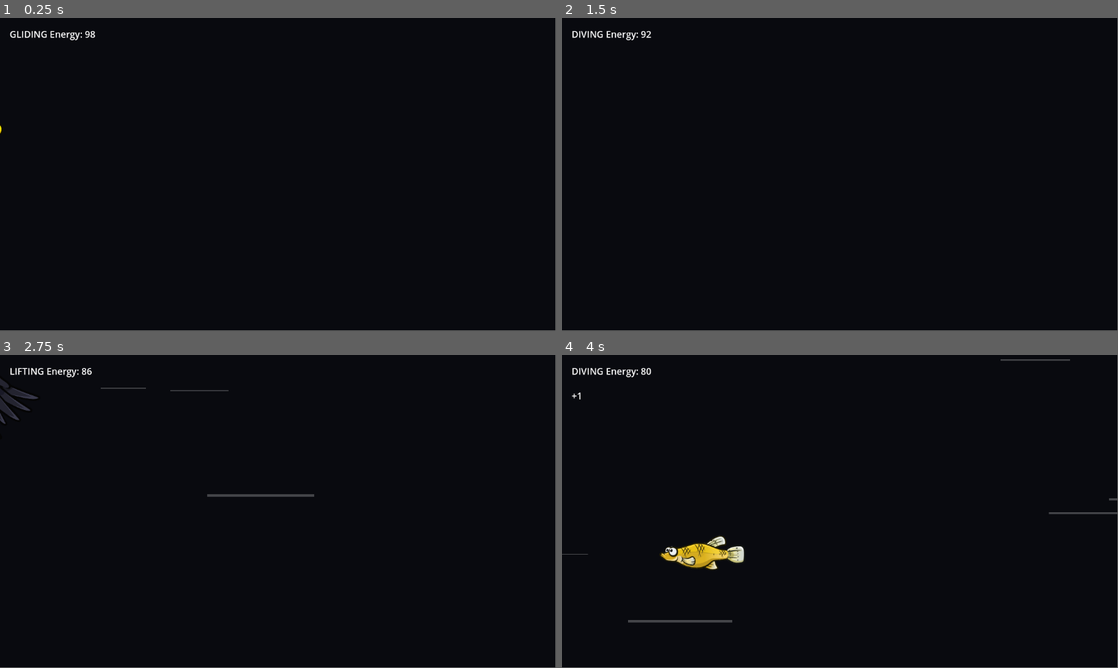
Above: before the commit, frames 1-4 (two rows, left to right).
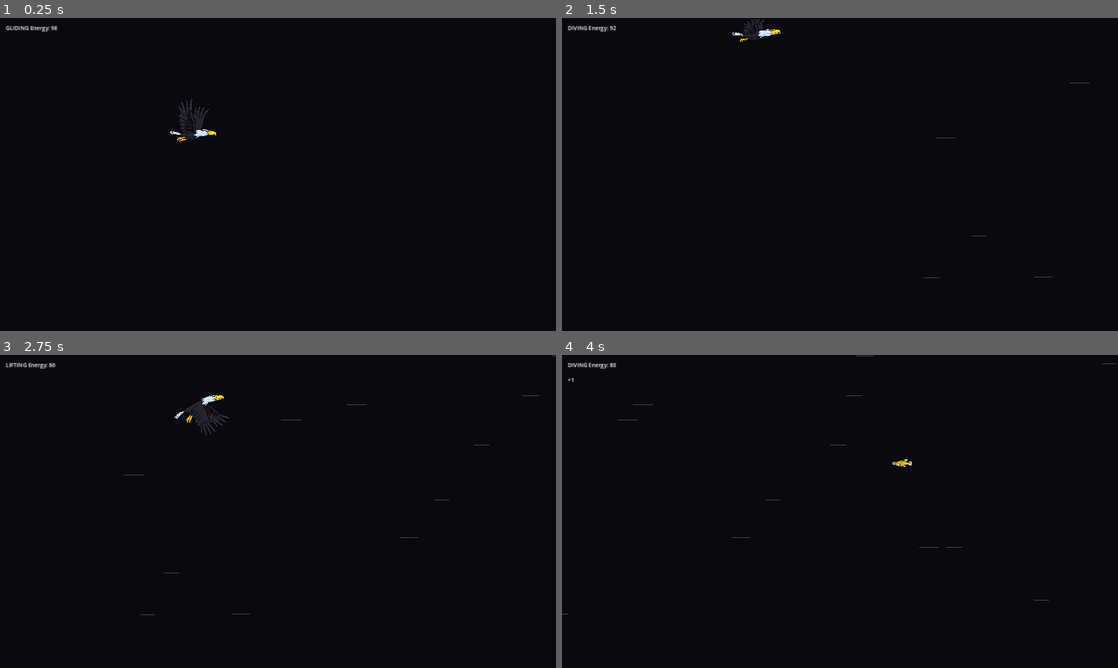
Above: after the commit, the same moments.

Repository: yakostro/eagle_game
Game: Godot game, scene res://Scenes/game.tscn
Same seed, same stepped clock (60 frames per second), same inputs: the game is played once before the commit and once after it.
Inputs:
- Up to frame 1 (0.25 s): no input
- Up to frame 2 (1.5 s): hold Up (move_up) 0.53-1.28 s; tap F (drop_fish) at 0.6 s; hold Down (move_down) from 1.28 s (still down); tap E (eat_fish) at 1.35 s
- Up to frame 3 (2.75 s): release Down (move_down) at 2.03 s; hold Up (move_up) from 2.03 s (still down); tap H (screech) at 2.1 s
- Up to frame 4 (4 s): tap F (drop_fish) at 2.85 s; release Up (move_up) at 3.53 s; hold Down (move_down) from 3.53 s (still down); tap E (eat_fish) at 3.6 s
The window is 799x449 before the commit and 800x450 after it. Grey fills any space a smaller window leaves; there, only what the larger window draws over its background counts as a difference.

The runs differ from the first frame. In frame 1, 0.6% of the frame differs, in the area x 0-39%, y 2-40%; in frame 2, 0.5%; in frame 3, 1.2%; in frame 4, 1.6%, in the area x 0-100%, y 0-86%.

Commit message:
changes in scenes setup. changed based resolution and scale of eagle and camera and fish

Diff:
--- a/Scenes/eagle.tscn
+++ b/Scenes/eagle.tscn
@@ -314,22 +314,25 @@
 }]
 
 [sub_resource type="CapsuleShape2D" id="CapsuleShape2D_yl77t"]
-radius = 30.5
-height = 76.8
+radius = 22.2
+height = 44.4
 
 [node name="Eagle" type="CharacterBody2D" node_paths=PackedStringArray("animated_sprite")]
+scale = Vector2(0.3, 0.3)
+motion_mode = 1
 script = ExtResource("1_pt68i")
 animated_sprite = NodePath("Animation")
 
 [node name="Animation" type="AnimatedSprite2D" parent="."]
-position = Vector2(-327, -36)
+position = Vector2(-331, 1)
 sprite_frames = SubResource("SpriteFrames_kheon")
 animation = &"talons_out"
 autoplay = "glide"
+offset = Vector2(4, -37)
 flip_h = true
 
 [node name="CollisionShape" type="CollisionShape2D" parent="."]
-position = Vector2(-243, 102)
+position = Vector2(-278, 109)
 rotation = 1.5708
 scale = Vector2(4, 10)
 shape = SubResource("CapsuleShape2D_yl77t")
--- a/Scenes/fish.tscn
+++ b/Scenes/fish.tscn
@@ -4,31 +4,31 @@
 [ext_resource type="Script" path="res://scripts/fish.gd" id="1_svwb7"]
 
 [sub_resource type="CircleShape2D" id="CircleShape2D_gytsw"]
+radius = 4.20584
 
 [node name="Fish" type="RigidBody2D"]
 z_index = -1
 collision_layer = 0
 mass = 0.1
 script = ExtResource("1_svwb7")
-spawn_x_offset = 1500.0
-jump_force = 1100.0
-jump_force_variation = 200.0
-horizontal_speed = 1300.0
+spawn_x_offset = 1000.0
+jump_force = 600.0
+horizontal_speed = 600.0
 fish_offset_from_eagle = Vector2(-130, 120)
 
 [node name="Sprite2D" type="Sprite2D" parent="."]
 position = Vector2(9, -1)
-scale = Vector2(0.5, 0.5)
+scale = Vector2(0.2, 0.2)
 texture = ExtResource("1_njgtp")
 
 [node name="CollisionShape2D" type="CollisionShape2D" parent="."]
-position = Vector2(-4, 0)
+position = Vector2(3, 0)
 scale = Vector2(7.05341, -2.8789)
 shape = SubResource("CircleShape2D_gytsw")
 
 [node name="CatchArea" type="Area2D" parent="."]
 
 [node name="CollisionShapeCatchArea" type="CollisionShape2D" parent="CatchArea"]
-position = Vector2(-4, 0)
+position = Vector2(3, 0)
 scale = Vector2(7.05341, -3.5989)
 shape = SubResource("CircleShape2D_gytsw")
--- a/Scenes/game.tscn
+++ b/Scenes/game.tscn
@@ -8,30 +8,31 @@
 
 [node name="Game" type="Node"]
 
-[node name="FishSpawner" type="Node" parent="." node_paths=PackedStringArray("eagle_reference", "UI_fish_counter")]
+[node name="Spawners" type="Node" parent="."]
+
+[node name="FishSpawner" type="Node" parent="Spawners" node_paths=PackedStringArray("eagle_reference", "UI_fish_counter")]
 script = ExtResource("6_xt0y2")
 fish_scene = ExtResource("4_bafjl")
-eagle_reference = NodePath("../Eagle")
-UI_fish_counter = NodePath("../CanvasLayer/FishCounterLabel")
+eagle_reference = NodePath("../../Eagle")
+UI_fish_counter = NodePath("../../CanvasLayer/FishCounterLabel")
 
 [node name="Eagle" parent="." instance=ExtResource("1_ek57t")]
-position = Vector2(-560, -103)
-scale = Vector2(0.5, 0.5)
+position = Vector2(755, 395)
 
 [node name="Camera2D" type="Camera2D" parent="."]
+position = Vector2(960, 540)
 
 [node name="WindParticles" parent="." instance=ExtResource("2_wind")]
 z_index = -1
-position = Vector2(1760, -92)
+position = Vector2(2101, 552)
 amount = 30
-speed_scale = 5.0
+speed_scale = 4.0
 lifetime_randomness = 0.0
 draw_order = 1
 texture = ExtResource("3_yd0cu")
-emission_rect_extents = Vector2(1, 800)
 spread = 0.0
-initial_velocity_min = 160.0
-initial_velocity_max = 180.0
+initial_velocity_min = 140.0
+initial_velocity_max = 160.0
 angular_velocity_min = 0.0
 angular_velocity_max = 0.0
 linear_accel_min = 0.0
@@ -41,7 +42,6 @@
 damping_max = 5.0
 angle_max = 0.0
 scale_amount_min = 1.0
-scale_amount_max = 5.0
 color = Color(1, 0.996078, 0.996078, 0.290196)
 hue_variation_min = -0.72
 hue_variation_max = 0.11
--- a/project.godot
+++ b/project.godot
@@ -17,7 +17,9 @@
 
 [display]
 
-window/size/mode=2
+window/size/viewport_width=1920
+window/size/viewport_height=1080
+window/stretch/mode="canvas_items"
 
 [input]
 
--- a/scripts/fish.gd
+++ b/scripts/fish.gd
@@ -3,11 +3,12 @@
 class_name Fish
 
 @export var spawn_x_offset: float = 200.0  # How far to the right of eagle to spawn
+@export var spawn_x_variance: float = 100.0  # Random spawn position variance
 @export var jump_force: float = 500.0
 @export var jump_force_variation: float = 100.0  # Random variation in jump force
 @export var horizontal_speed: float = 150.0  # Horizontal speed towards target
 @export var lifetime: float = 5.0
-@export var spawn_x_variance: float = 100.0  # Random spawn position variance
+
 
 # Fish attachment variables
 @export var fish_scale_when_caught: float = 0.8  # Make fish smaller when caught
Not shown, changed: GDD.md
